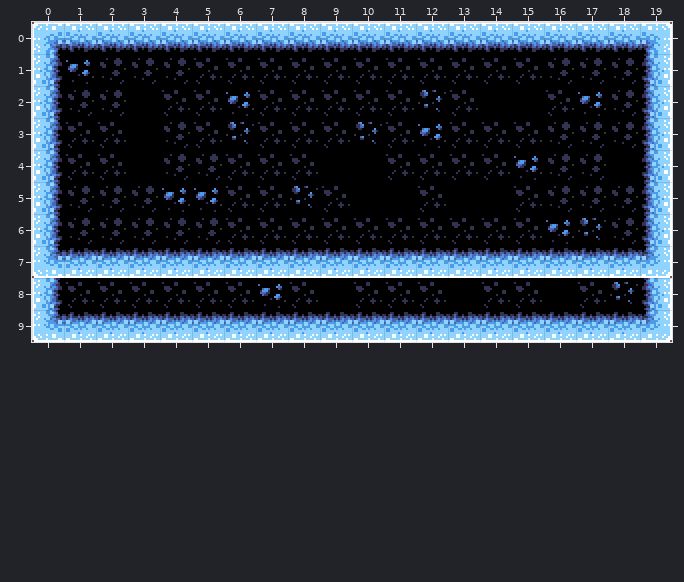
Two versions of a level (Tiled map, assets/Images/background/MiniGameSnowball/ice_ground.tmx). This is how it looked before the edit.
Cells are 16x16 px. Shown: x 0..19, y 0..9.
The result:
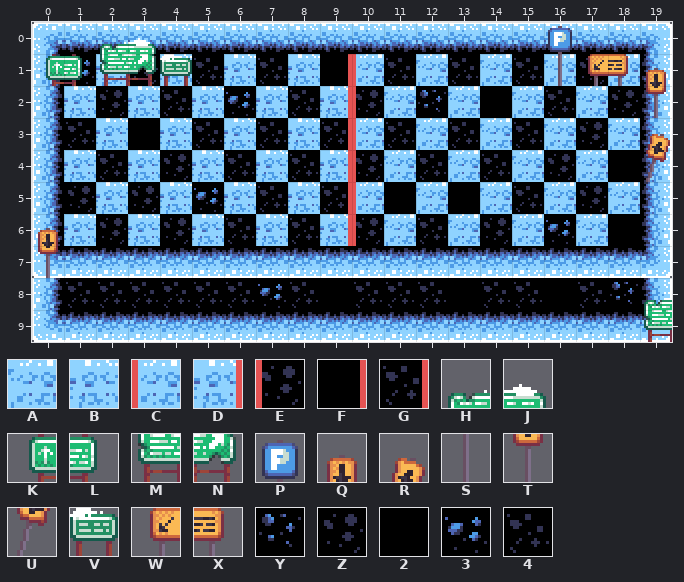
Key: from "Ice": A 8, B 10; from "Line": C 8, D 10, E 23, F 24, G 31; from "SignsDecor": H 0, J 1, K 2, L 3, M 7, N 8, P 11, Q 12, R 13, S 18, T 19, U 20, V 29, W 30, X 31; from "tileset": Y 17, Z 23, 2 24, 3 25, 4 31.
_ is an empty cell.
Tiles of an added or newly shown layer are drawn over the layers below it.
Difference:
Layer "Ground":
Tile Z gives way to tile 2 in row 6 at x 18.
Tile 2 gives way to tile A in row 2 at x 15; in row 5 at x 14.
Tile 3 gives way to tile A in row 2 at x 17; in row 3 at x 12; in row 4 at x 15.
Tile 4 gives way to tile A in row 1 at x 12 and 14; in row 2 at x 11 and 13; in row 3 at x 14; in row 4 at x 11 and 13; in row 5 at x 12; in row 6 at x 11, 13 and 15.
Tile Y gives way to tile A in row 6 at x 17.
Tile Z gives way to tile A in row 1 at x 16 and 18; in row 3 at x 16 and 18; in row 4 at x 17; in row 5 at x 16 and 18.
Tile 2 gives way to tile B in row 2 at x 3; in row 4 at x 3.
Tile 3 gives way to tile B in row 5 at x 4.
Tile 4 gives way to tile B in row 1 at x 6 and 8; in row 2 at x 5 and 7; in row 3 at x 2 and 8; in row 4 at x 1 and 7; in row 5 at x 6; in row 6 at x 7.
Tile Y gives way to tile B in row 3 at x 6; in row 5 at x 8.
Tile Z gives way to tile B in row 1 at x 2 and 4; in row 2 at x 1; in row 3 at x 4; in row 4 at x 5; in row 5 at x 2; in row 6 at x 1, 3 and 5.
Tile 4 gives way to tile Z in row 6 at x 14.
The edit erases tile 2 in row 4 at x 9 to 10; in row 5 at x 10.
The edit erases tile 4 in rows 1 to 2 at x 9 to 10; in row 3 at x 9; in row 5 at x 9; in row 6 at x 9 to 10.
The edit erases tile Y in row 3 at x 10.
Layer "Line" (added):
The edit adds tile C in row 1 at x 10; in row 3 at x 10; in row 5 at x 10.
The edit adds tile D in row 2 at x 9; in row 4 at x 9; in row 6 at x 9.
The edit adds tile E in row 2 at x 10; in row 4 at x 10; in row 6 at x 10.
The edit adds tile F in row 1 at x 9.
The edit adds tile G in row 3 at x 9; in row 5 at x 9.
Layer "Sign" (added):
The edit adds tile H in row 0 at x 2; in row 8 at x 19.
The edit adds tile J in row 0 at x 3.
The edit adds tile K in row 1 at x 0.
The edit adds tile L in row 1 at x 1.
The edit adds tile M in row 1 at x 2; in row 9 at x 19.
The edit adds tile N in row 1 at x 3.
The edit adds tile P in row 0 at x 16.
The edit adds tile Q in row 1 at x 19; in row 6 at x 0.
The edit adds tile R in row 3 at x 19.
The edit adds tile S in row 1 at x 16.
The edit adds tile T in row 2 at x 19; in row 7 at x 0.
The edit adds tile U in row 4 at x 19.
The edit adds tile V in row 1 at x 4.
The edit adds tile W in row 1 at x 17.
The edit adds tile X in row 1 at x 18.
Pixel boxes of the changes (left, top, right, bottom) in both pictures:
changed: (38, 26, 670, 278)
added: (644, 298, 672, 342)
